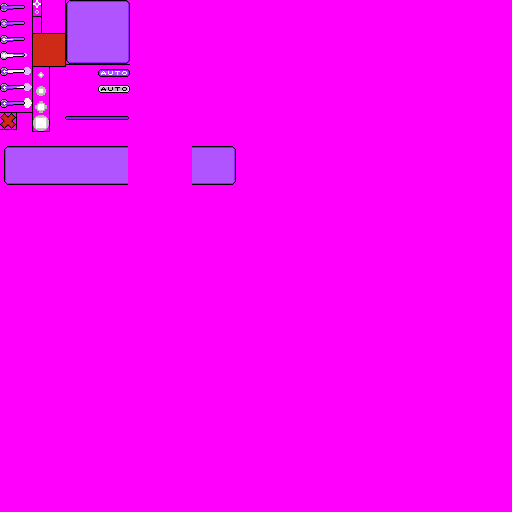
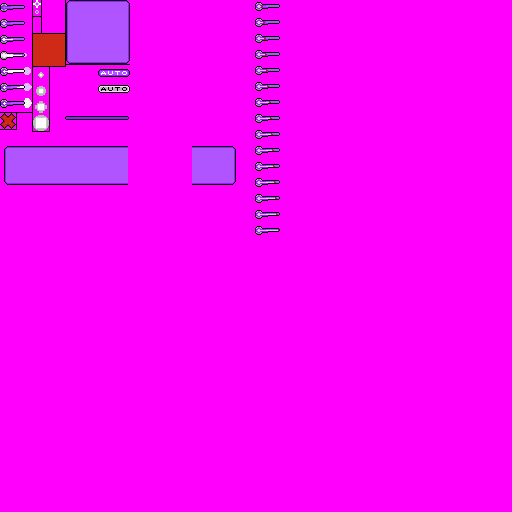
Comparing the layer stacks of the two (512, 512) images. Changes:
added layer "gunreload" above "gun" over [255, 2, 280, 235]
